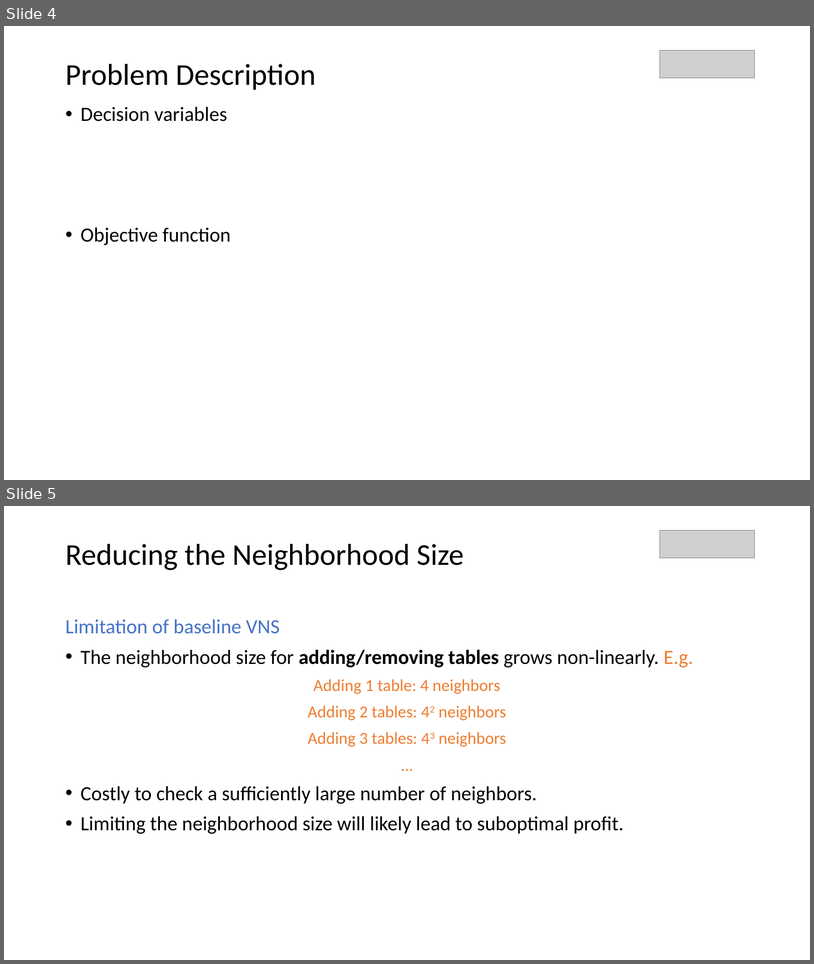
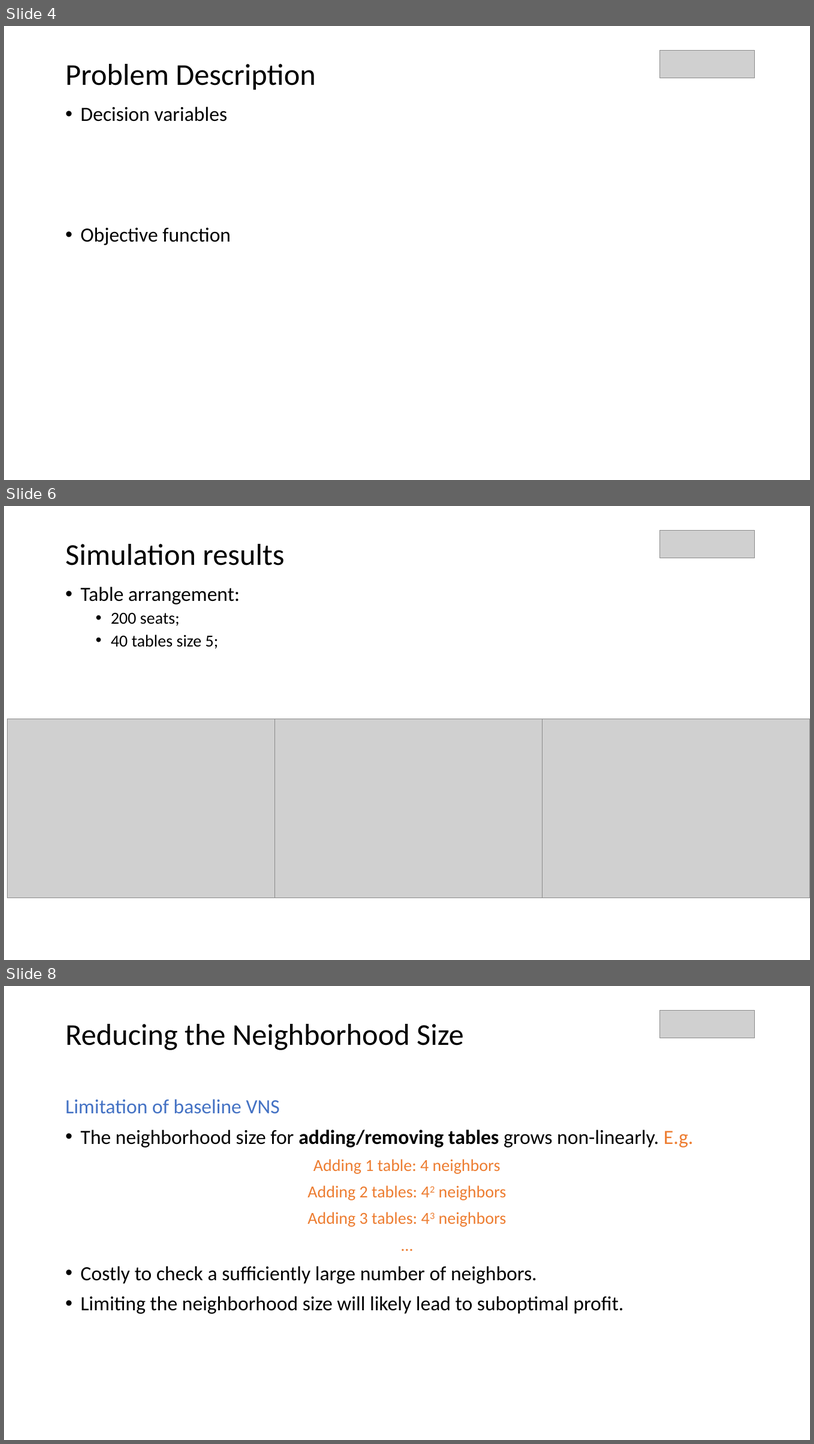
Before and after one commit to parkjan4/OptSim, a slide deck: Presentation.pptx. Shown one above the other, each under a label of ours: slides 4 and 5 before the commit, slides 4, 6 and 8 after it; the slides between them are not shown. The pictures are 814x964 and 814x1444 pixels, drawn with LibreOffice and Linux fonts; fonts in the diff are those of the drawing; grey boxes stand for pictures. Boxes give left, top, right and bottom in pixels: in the first picture for what was removed or moved away, otherwise in the second. Text is boxed around its words. In the diff, an @@ line names an element or a change of style, - is before the commit and + after.

```diff
--- a/Presentation.pptx
+++ b/Presentation.pptx
@@ slide 6 added at box(4, 506, 810, 960), background #FFFFFF @@
@@ picture added at box(660, 530, 755, 558) @@
@@ text added at box(65, 544, 284, 565), 36 pt, text #000000 @@
+Simulation results
@@ text added at box(81, 586, 240, 649), 20 pt, text #000000 @@
+• Table arrangement:
+  • 200 seats;
+  • 40 tables size 5;
@@ picture added at box(8, 719, 276, 897) @@
@@ picture added at box(275, 719, 543, 897) @@
@@ picture added at box(543, 719, 810, 897) @@
@@ what was slide 5 is now slide 8 @@
```
Also in this commit, not shown: 2 other slides added, 2 other files.
